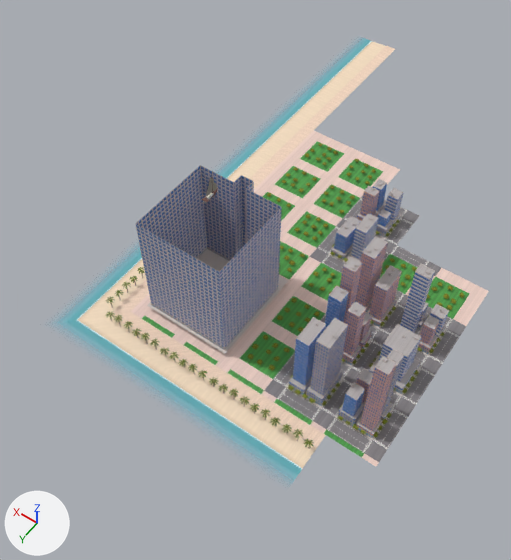
One commit to the Blender file assets/map/Near.blend: the scene before it, then after it.
One viewpoint serves both versions: a 50 mm lens placed at (-580.0, 678.0, 895.0), pointed at (-44.0, -72.0, -283.0). Every picture has the same lights, and +X, +Y and +Z are marked at lower left. The picture after the commit comes second.

In view in the first picture: 'Buildings_Front', 'Buildings_Left', 'Coast', 'Ground', 'Palms', 'Shallows', 'Tower', 'Trees' and 1 more.
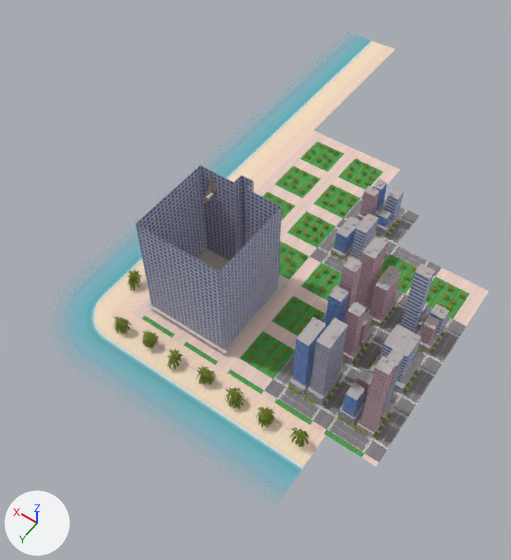
The edits, one by one:
me_shallowsmesh is used by ob_shallows; location (0.0, 0.0, 0.0).
me_shallowsmesh had 8 vertices, 4 faces and spanned x -350.0..275.0, y -1000.0..285.0, z -304.0.
me_shallowsmesh now has 40 vertices, 20 faces and spans x -350.0..345.0, y -1000.0..355.0, z -304.0.
me_shallowsmesh part 1: the loose piece of 4 vertices spanning x -350.0..275.0, y 212.0..285.0, z -304.0 is rebuilt with 4 vertices and now spans x -350.0..132.0, y 209.0..355.0, z -304.0.
me_shallowsmesh part 2: the loose piece of 4 vertices spanning x 202.0..275.0, y -1000.0..285.0, z -304.0 is rebuilt with 4 vertices and now spans x 199.0..345.0, y -1000.0..142.0, z -304.0.
me_shallowsmesh part 3: 32 vertices added at x 125.0..345.0, y 135.0..355.0, z -304.0.
me_palmsmesh is used by ob_palms; location (0.0, 0.0, 0.0).
me_palmsmesh had 1792 vertices, 896 faces and spanned x -346.0..175.0, y -5.0..185.0, z -282.0..-271.0.
me_palmsmesh now has 2688 vertices, 1344 faces and spans x -337.0..182.0, y -8.0..197.0, z -299.0..-266.0.
me_palmsmesh part 4: 429 loose pieces with 1716 vertices, spanning x -346.0..175.0, y -5.0..185.0, z -282.0..-271.0, are deleted.
me_palmsmesh part 5: 2 vertices moved within x -168.0, y 173.0, z -273.0; 55 vertices removed from x -323.0..163.0, y 2.0..183.0, z -280.0..-271.0; 2667 vertices added at x -337.0..182.0, y -8.0..197.0, z -299.0..-266.0.
Other edits to the shape of me_palmsmesh do not show in these pictures.

Pixel boxes [x1, y1, x2, y2] of what changed, in the pictures (511 x 560 px):
'Shallows', reshaped: before [58, 38, 372, 481]; after [67, 35, 373, 492]
'Palms', reshaped: before [106, 267, 314, 448]; after [113, 270, 309, 447]
part 1 of me_shallowsmesh, rebuilt: before [58, 320, 303, 481]; after [86, 337, 303, 492]
part 2 of me_shallowsmesh, rebuilt (8% narrower, 8% shorter): before [59, 38, 372, 322]; after [84, 35, 373, 296]
part 3 of me_shallowsmesh, added (cyan): after [67, 285, 106, 356]
part 4 of me_palmsmesh, deleted: before [106, 267, 314, 448]
part 5 of me_palmsmesh, built on: before [146, 335, 303, 438]; after [113, 270, 309, 447]
